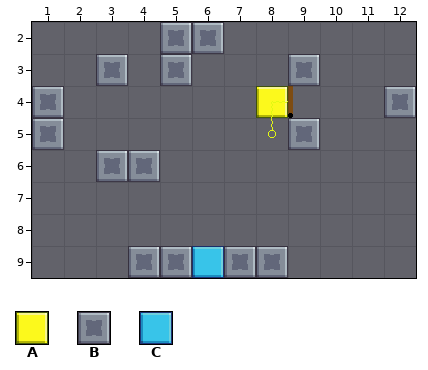
Level history. Tiled map (JSON): Assets/Level_Editor/TileMap/Room_61.tmj. This is how it looked before the edit.
Cells are 32x32 px. Shown: x 1..12, y 2..9. The old version is drawn lined up with the new one.
Key: from "tileSet": A 32, B 33, C 45.
_ is an empty cell.
Layers that did not change in this view are not listed.
Layer "Blocks" before, first column x 1:
 2 ____BB______
 3 __B_B___B___
 4 B______A___B
 5 B_______B___
 6 __BB________
 7 ____________
 8 ____________
 9 ___BBCBB____
The same view after the edit:
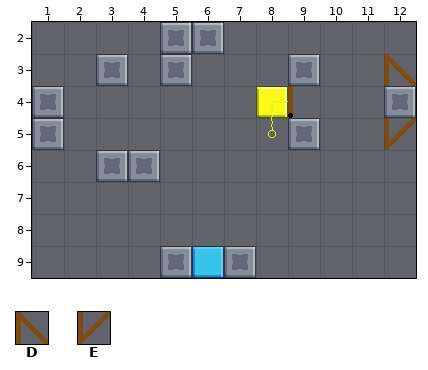
Further tiles: from "tileSet": D 107, E 117.
What changed:
{"change": "map size 14x11 -> 13x11 cells"}
{"where": "layer \"Blocks\""}
{"y":3,"x":12,"old":"_","new":"D"}
{"y":5,"x":12,"old":"_","new":"E"}
{"y":9,"x":4,"old":"B","new":"_"}
{"y":9,"x":8,"old":"B","new":"_"}
